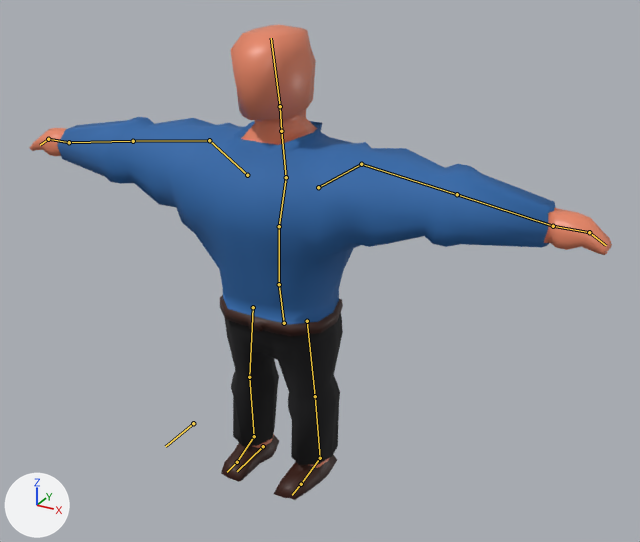
One commit to the Blender file Assets/Blender/guard.blend: the scene before it, then after it.
One viewpoint serves both versions: a 50 mm lens placed at (9.02, -14.79, 12.47), pointed at (0.95, -0.12, 5.13). The lights are fixed; the arrows at lower left show +X, +Y and +Z. The bones that bend it are drawn over the model as lines.

In view in the first picture: 'Guard'.
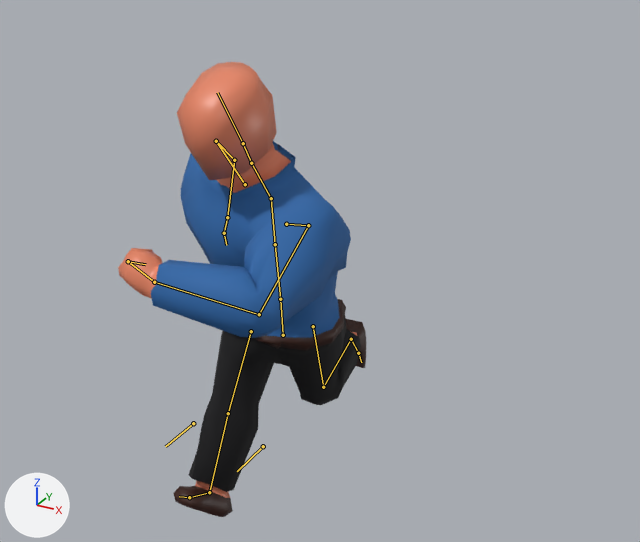
The newer file adds an action. The first version stands in its rest pose; the second is drawn at frame 1 of the action 'Guard_Run_OK'.

Where the change shows, as pixel boxes [x1, y1, x2, y2] in the pictures (640 x 542 px):
'Guard', posed (57% narrower): before [30, 25, 612, 500]; after [118, 62, 366, 517]
bone 'SpineBase', root to tip: before (284, 323) to (279, 284); after (283, 335) to (280, 299)
bone 'lowerSpine', root to tip: before (279, 284) to (279, 226); after (280, 299) to (275, 244)
bone 'MidSpine', root to tip: before (279, 226) to (286, 177); after (275, 244) to (271, 198)
bone 'upperSpine', root to tip: before (286, 177) to (281, 131); after (271, 198) to (251, 163)
bone 'head', root to tip: before (280, 106) to (271, 38); after (243, 143) to (217, 92)
bone 'Shoulder.l', root to tip: before (318, 187) to (361, 164); after (286, 224) to (308, 225)
bone 'upperArm.l', root to tip: before (361, 164) to (457, 194); after (308, 225) to (259, 314)
bone 'lowerArm.l', root to tip: before (457, 194) to (553, 226); after (259, 314) to (154, 282)
bone 'hand.l', root to tip: before (553, 226) to (589, 232); after (154, 282) to (128, 261)
bone 'fingers.l', root to tip: before (589, 232) to (606, 245); after (128, 261) to (145, 264)
bone 'upperArm.r', root to tip: before (209, 140) to (133, 141); after (216, 141) to (234, 160)
bone 'lowerArm.r', root to tip: before (133, 141) to (69, 142); after (234, 160) to (227, 217)
bone 'upperLeg.r', root to tip: before (253, 307) to (249, 377); after (251, 331) to (228, 413)

Patch to the scene script:
```diff
--- a/Assets/Blender/guard.blend.py
+++ b/Assets/Blender/guard.blend.py
@@ bone_spinebase @@
 bone_spinebase = bpy.data.objects['Armature'].pose.bones['SpineBase']
-bone_spinebase.location = (0.0, 0.0, 0.0)
-bone_spinebase.rotation_quaternion = (1.0, 0.0, 0.0, 0.0)  # degrees (0, 0, 0)
+bone_spinebase.location = (0.0, -0.25, 0.11)
+bone_spinebase.rotation_quaternion = (0.967, 0.028, 0.25, -0.039)  # degrees (2, 29, -4)
@@ bone_lowerspine @@
 bone_lowerspine = bpy.data.objects['Armature'].pose.bones['lowerSpine']  # child of 'SpineBase'
-bone_lowerspine.rotation_quaternion = (1.0, 0.0, 0.0, 0.0)  # degrees (0, 0, 0)
+bone_lowerspine.rotation_quaternion = (0.993, 0.044, -0.11, 0.014)  # degrees (5, -13, 1)
@@ bone_midspine @@
 bone_midspine = bpy.data.objects['Armature'].pose.bones['MidSpine']  # child of 'lowerSpine'
-bone_midspine.rotation_quaternion = (1.0, 0.0, 0.0, 0.0)  # degrees (0, 0, 0)
+bone_midspine.rotation_quaternion = (0.985, 0.12, -0.12, -0.016)  # degrees (14, -13, -4)
@@ bone_upperspine @@
 bone_upperspine = bpy.data.objects['Armature'].pose.bones['upperSpine']  # child of 'MidSpine'
-bone_upperspine.rotation_quaternion = (1.0, 0.0, 0.0, 0.0)  # degrees (0, 0, 0)
+bone_upperspine.rotation_quaternion = (0.958, 0.015, -0.285, 0.039)  # degrees (0, -33, 5)
@@ bone_head @@
 bone_head = bpy.data.objects['Armature'].pose.bones['head']  # child of 'neck'
-bone_head.rotation_quaternion = (1.0, 0.0, 0.0, 0.0)  # degrees (0, 0, 0)
+bone_head.rotation_quaternion = (0.976, -0.009, 0.208, -0.071)  # degrees (-3, 24, -9)
@@ bone_shoulder_l @@
 bone_shoulder_l = bpy.data.objects['Armature'].pose.bones['Shoulder.l']  # child of 'upperSpine'
-bone_shoulder_l.rotation_quaternion = (1.0, 0.0, 0.0, 0.0)  # degrees (0, 0, 0)
+bone_shoulder_l.rotation_quaternion = (0.999, -0.02, -0.045, -0.016)  # degrees (-2, -5, -2)
@@ bone_upperarm_l @@
 bone_upperarm_l = bpy.data.objects['Armature'].pose.bones['upperArm.l']  # child of 'Shoulder.l'
-bone_upperarm_l.rotation_quaternion = (1.0, 0.0, 0.0, 0.0)  # degrees (0, 0, 0)
+bone_upperarm_l.rotation_quaternion = (0.859, 0.421, -0.227, -0.181)  # degrees (56, -14, -31)
@@ bone_lowerarm_l @@
 bone_lowerarm_l = bpy.data.objects['Armature'].pose.bones['lowerArm.l']  # child of 'upperArm.l'
-bone_lowerarm_l.rotation_quaternion = (1.0, 0.0, 0.0, 0.0)  # degrees (0, 0, 0)
+bone_lowerarm_l.rotation_quaternion = (0.721, 0.512, -0.284, -0.371)  # degrees (72, -2, -56)
@@ bone_hand_l @@
 bone_hand_l = bpy.data.objects['Armature'].pose.bones['hand.l']  # child of 'lowerArm.l'
-bone_hand_l.rotation_quaternion = (1.0, 0.0, 0.0, 0.0)  # degrees (0, 0, 0)
+bone_hand_l.rotation_quaternion = (0.952, 0.057, -0.003, -0.3)  # degrees (6, 2, -35)
@@ bone_fingers_l @@
 bone_fingers_l = bpy.data.objects['Armature'].pose.bones['fingers.l']  # child of 'hand.l'
-bone_fingers_l.rotation_quaternion = (1.0, 0.0, 0.0, 0.0)  # degrees (0, 0, 0)
+bone_fingers_l.rotation_quaternion = (0.718, -0.05, 0.098, -0.687)  # degrees (-12, 4, -88)
@@ bone_upperarm_r @@
 bone_upperarm_r = bpy.data.objects['Armature'].pose.bones['upperArm.r']  # child of 'Shoulder.r'
-bone_upperarm_r.rotation_quaternion = (1.0, 0.0, 0.0, 0.0)  # degrees (0, 0, 0)
+bone_upperarm_r.rotation_quaternion = (0.884, -0.093, -0.205, 0.409)  # degrees (-20, -17, 53)
@@ bone_lowerarm_r @@
 bone_lowerarm_r = bpy.data.objects['Armature'].pose.bones['lowerArm.r']  # child of 'upperArm.r'
-bone_lowerarm_r.rotation_quaternion = (1.0, 0.0, 0.0, 0.0)  # degrees (0, 0, 0)
+bone_lowerarm_r.rotation_quaternion = (0.927, 0.325, 0.123, 0.138)  # degrees (40, 8, 20)
@@ bone_upperleg_r @@
 bone_upperleg_r = bpy.data.objects['Armature'].pose.bones['upperLeg.r']  # child of 'SpineBase'
-bone_upperleg_r.location = (0.0, 0.0, 0.0)
+bone_upperleg_r.location = (-0.01, 0.08, -0.01)
@@ bone_ik_leg_l @@
 bone_ik_leg_l = bpy.data.objects['Armature'].pose.bones['_IK_Leg.l']
-bone_ik_leg_l.location = (0.0, 0.0, 0.0)
-bone_ik_leg_l.rotation_quaternion = (1.0, 0.0, 0.0, 0.0)  # degrees (0, 0, 0)
+bone_ik_leg_l.location = (0.69, 1.63, -2.39)
+bone_ik_leg_l.rotation_quaternion = (0.546, -0.826, -0.038, -0.135)  # degrees (-112, -15, -5)
@@ bone_ik_leg_r @@
 bone_ik_leg_r = bpy.data.objects['Armature'].pose.bones['_IK_Leg.r']
-bone_ik_leg_r.location = (0.0, 0.0, 0.0)
-bone_ik_leg_r.rotation_quaternion = (1.0, 0.0, 0.0, 0.0)  # degrees (0, 0, 0)
+bone_ik_leg_r.location = (-0.38, -2.25, 0.62)
+bone_ik_leg_r.rotation_quaternion = (0.935, 0.351, -0.016, -0.057)  # degrees (41, 1, -7)
```
